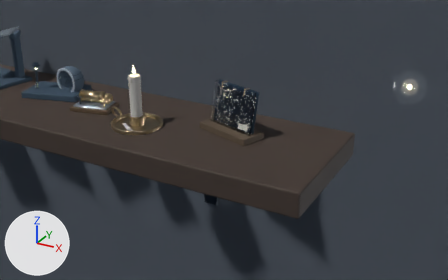
A saved change to the glTF model works/shelf/shelf.glb.
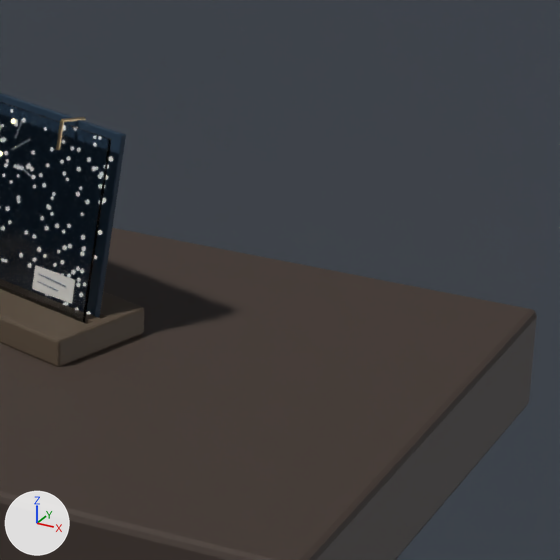
The first picture shows the older version from a 50 mm camera at (1.014, -0.886, 0.437) aimed at (0.584, -0.105, 0.046). The close-ups show the older and then the newer version on the part from 51% to 80% of the width and 22% to 68% of the height of that picture. Only the edits that show in the close-ups are written down. Lighting does not change. The marker at lower left points along +X, +Y and +Z. Where no turn or scale is listed for an object, it has been applied to the vertices.

Script lines for the objects in view, before the commit:
```python
me_cube_005 = bpy.data.meshes.new('Cube.005')
me_cube_005.from_pydata(...)  # 8 vertices, 12 faces; spans x -1.7..1.7, y 0.13..0.14, z -1.0..1.2
me_cube_005.materials.append(mat_room_wall)  # grey #666e79
me_cube_044 = bpy.data.meshes.new('Cube.044')
me_cube_044.from_pydata(...)  # 24 vertices, 44 faces; spans x -0.0466..0.0534, y -0.0129..0.0337, z 0.0068..0.086
me_cube_044.materials.append(mat_asterism_plate)  # dark blue #384b5f
me_cube_046 = bpy.data.meshes.new('Cube.046')
me_cube_046.from_pydata(...)  # 8 vertices, 12 faces; spans x 0.0188..0.0406, y -0.0163..-0.008, z 0.017..0.0269
me_cube_046.materials.append(mat_asterism_paper)  # white #f5f3ec
ob_asterism_chip = bpy.data.objects.new('asterism:chip', me_cube_046)
ob_asterism_chip.location = (0.53, 0.02, 0.0)
ob_asterism_plate = bpy.data.objects.new('asterism:plate', me_cube_044)
ob_asterism_plate.location = (0.53, 0.02, 0.0)
ob_stage_wall = bpy.data.objects.new('stage:wall', me_cube_005)
ob_stage_wall.location = (0.0, 0.0, 0.0)
# also in view: 'asterism:pane' at (0.531, 0.023, 0.046); 'asterism:base' at (0.53, 0.02, 0.006); 'stage:plank' at (0.0, 0.0, -0.023)
```
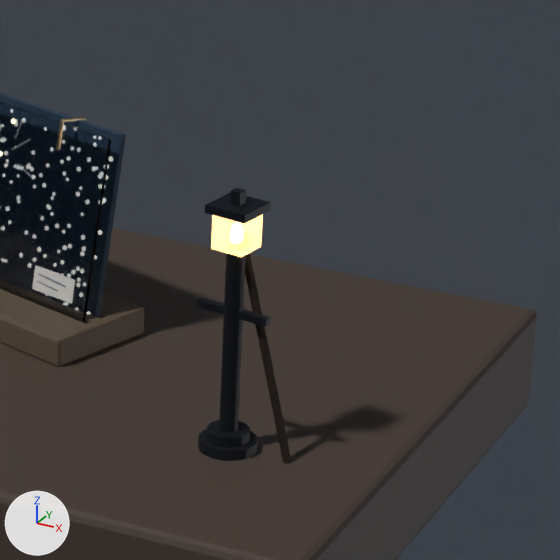
Patch to the scene script:
```diff
--- a/works/shelf/shelf.glb.py
+++ b/works/shelf/shelf.glb.py
@@ me_cube_021 @@
+me_cube_021.from_pydata([(-0.0075, -0.0053, -0.007), (-0.0075, -0.0053, 0.007), (-0.0053, 0.0075, -0.007), (-0.0053, 0.0075, 0.007), (0.0053, -0.0075, -0.007), (0.0053, -0.0075, 0.007), (0.0075, 0.0053, -0.007), (0.0075, 0.0053, 0.007)], [], [(0, 1, 3), (0, 3, 2), (2, 3, 7), (2, 7, 6), (6, 7, 5), (6, 5, 4), (4, 5, 1), (4, 1, 0), (2, 6, 4), (2, 4, 0), (7, 3, 1), (7, 1, 5)])
+me_cube_021.materials.append(mat_round_glass)  # orange #ffc873, glowing orange #ffc873
@@ me_cube_023 @@
+me_cube_023.from_pydata([(-0.00232, -0.00162, -0.0025), (-0.00232, -0.00162, 0.0025), (-0.00162, 0.00232, -0.0025), (-0.00162, 0.00232, 0.0025), (0.00162, -0.00232, -0.0025), (0.00162, -0.00232, 0.0025), (0.00232, 0.00162, -0.0025), (0.00232, 0.00162, 0.0025)], [], [(0, 1, 3), (0, 3, 2), (2, 3, 7), (2, 7, 6), (6, 7, 5), (6, 5, 4), (4, 5, 1), (4, 1, 0), (2, 6, 4), (2, 4, 0), (7, 3, 1), (7, 1, 5)])
+me_cube_023.materials.append(mat_round_iron)  # black #151a22
@@ me_cube_020 @@
+me_cube_020.from_pydata([(-0.015, 0.0011, -0.0014), (-0.015, 0.0011, 0.0014), (-0.0145, 0.0041, -0.0014), (-0.0145, 0.0041, 0.0014), (0.0145, -0.0041, -0.0014), (0.0145, -0.0041, 0.0014), (0.015, -0.0011, -0.0014), (0.015, -0.0011, 0.0014)], [], [(0, 1, 3), (0, 3, 2), (2, 3, 7), (2, 7, 6), (6, 7, 5), (6, 5, 4), (4, 5, 1), (4, 1, 0), (2, 6, 4), (2, 4, 0), (7, 3, 1), (7, 1, 5)])
+me_cube_020.materials.append(mat_round_iron)  # black #151a22
@@ me_cube_022 @@
+me_cube_022.from_pydata([(-0.0098, -0.0069, -0.0015), (-0.0098, -0.0069, 0.0015), (-0.0069, 0.0098, -0.0015), (-0.0069, 0.0098, 0.0015), (0.0069, -0.0098, -0.0015), (0.0069, -0.0098, 0.0015), (0.0098, 0.0069, -0.0015), (0.0098, 0.0069, 0.0015)], [], [(0, 1, 3), (0, 3, 2), (2, 3, 7), (2, 7, 6), (6, 7, 5), (6, 5, 4), (4, 5, 1), (4, 1, 0), (2, 6, 4), (2, 4, 0), (7, 3, 1), (7, 1, 5)])
+me_cube_022.materials.append(mat_round_iron)  # black #151a22
@@ ob_round_post @@
+ob_round_post = bpy.data.objects.new('round:post', me_cylinder_027)  # 40 vertices, 76 faces; spans x -0.0035..0.0035, y -0.0035..0.0035, z -0.036..0.036; in mat_round_iron (black #151a22)
+ob_round_post.location = (0.665, -0.055, 0.044)
@@ ob_round_pole @@
+ob_round_pole = bpy.data.objects.new('round:pole', me_cylinder_028)  # 24 vertices, 44 faces; spans x -0.0131..0.0131, y -0.0036..0.0036, z -0.0413..0.0413; in mat_round_wood (brown #2c2015)
+ob_round_pole.location = (0.6775, -0.0531, 0.0405)
@@ ob_round_lantern @@
+ob_round_lantern = bpy.data.objects.new('round:lantern', me_cube_021)
+ob_round_lantern.location = (0.665, -0.055, 0.087)
@@ ob_round_finial @@
+ob_round_finial = bpy.data.objects.new('round:finial', me_cube_023)
+ob_round_finial.location = (0.665, -0.055, 0.0995)
@@ ob_round_crossbar @@
+ob_round_crossbar = bpy.data.objects.new('round:crossbar', me_cube_020)
+ob_round_crossbar.location = (0.665, -0.055, 0.055)
@@ ob_round_cap @@
+ob_round_cap = bpy.data.objects.new('round:cap', me_cube_022)
+ob_round_cap.location = (0.665, -0.055, 0.0955)
@@ ob_round_baselow @@
+ob_round_baselow = bpy.data.objects.new('round:baselow', me_cylinder_025)  # a 20-sided cylinder along z spanning x -0.0109..0.0109, y -0.0109..0.0109, z -0.002..0.002; in mat_round_iron (black #151a22)
+ob_round_baselow.location = (0.665, -0.055, 0.002)
@@ ob_round_basehigh @@
+ob_round_basehigh = bpy.data.objects.new('round:basehigh', me_cylinder_026)  # a 20-sided cylinder along z spanning x -0.0079..0.0079, y -0.0079..0.0079, z -0.002..0.002; in mat_round_iron (black #151a22)
+ob_round_basehigh.location = (0.665, -0.055, 0.006)
```

Where the change shows, as pixel boxes [x1, y1, x2, y2] in the close-ups (560 x 560 px):
'round:post', added (black): after [219, 253, 246, 433]
'round:pole', added: after [245, 253, 292, 464]
'round:lantern', added: after [211, 214, 263, 257]
'round:cap', added (black): after [205, 192, 271, 224]
'round:baselow', added (black): after [198, 429, 258, 461]
'round:basehigh', added (black): after [206, 420, 250, 448]
'round:crossbar', added (black): after [197, 297, 271, 327]
'round:finial', added: after [230, 188, 246, 206]
